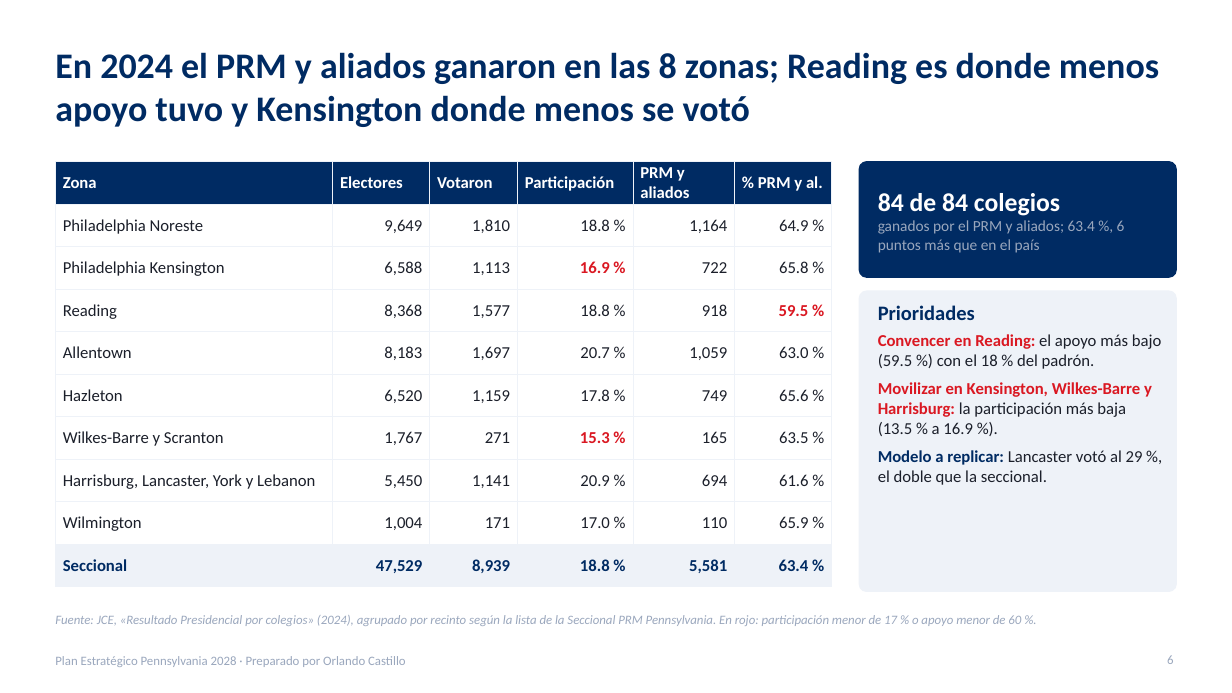
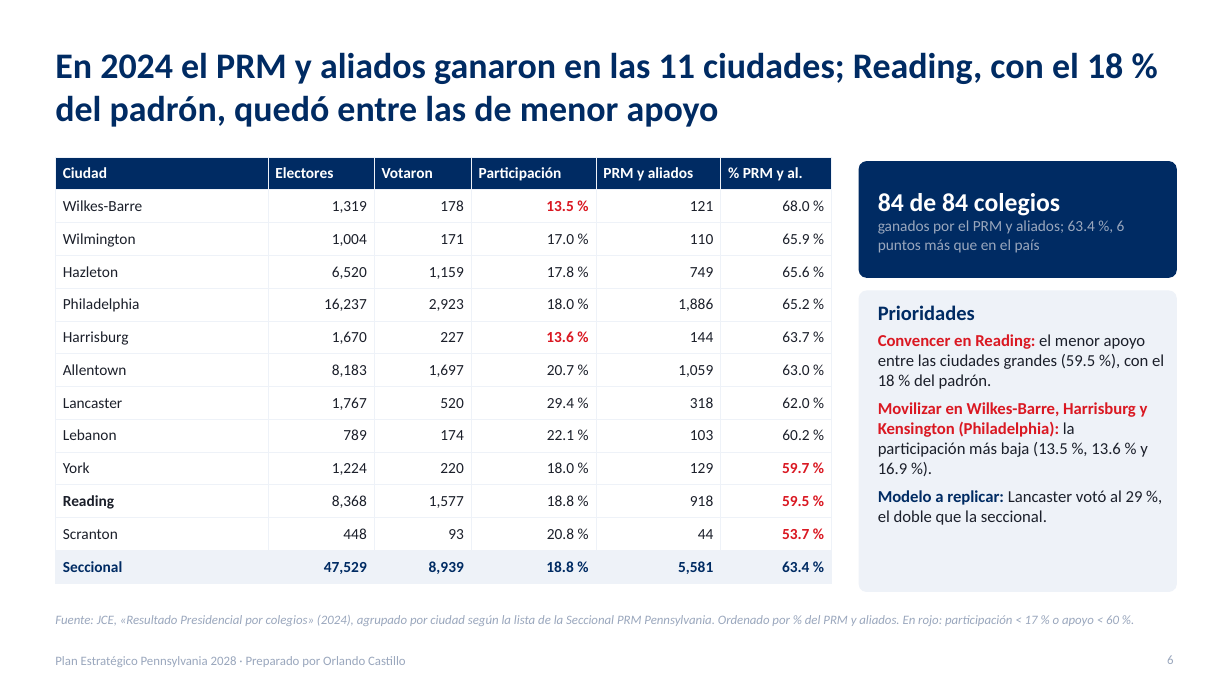
Before and after one commit to rcastillo9556/pdf-toolkit, a slide deck: slide 6 of presentaciones/Plan_Estrategico_Pennsylvania_2028.pptx. Drawn at 1232x693 pixels with LibreOffice and Linux fonts; fonts in the diff are those of the drawing. Boxes give left, top, right and bottom in pixels: in the first picture for what was removed or moved away, otherwise in the second. Text is boxed around its words. In the diff, an @@ line names an element or a change of style, - is before the commit and + after.

```diff
--- a/presentaciones/Plan_Estrategico_Pennsylvania_2028.pptx
+++ b/presentaciones/Plan_Estrategico_Pennsylvania_2028.pptx
@@ title at (55,52,1123,127): text changed @@
-En 2024 el PRM y aliados ganaron en las 8 zonas; Reading es donde menos apoyo tuvo y Kensington donde menos se votó
+En 2024 el PRM y aliados ganaron en las 11 ciudades; Reading, con el 18 % del padrón, quedó entre las de menor apoyo
@@ table at (55,157,832,578) @@
-row 1: Zona | Electores | Votaron | Participación | PRM y aliados | % PRM y al.
-row 2: Philadelphia Noreste | 9,649 | 1,810 | 18.8 % | 1,164 | 64.9 %
-row 3: Philadelphia Kensington | 6,588 | 1,113 | 16.9 % | 722 | 65.8 %
+row 1: Ciudad | Electores | Votaron | Participación | PRM y aliados | % PRM y al.
+row 2: Wilkes-Barre | 1,319 | 178 | 13.5 % | 121 | 68.0 %
+row 3: Wilmington | 1,004 | 171 | 17.0 % | 110 | 65.9 %
+row 4: Hazleton | 6,520 | 1,159 | 17.8 % | 749 | 65.6 %
+row 5: Philadelphia | 16,237 | 2,923 | 18.0 % | 1,886 | 65.2 %
+row 6: Harrisburg | 1,670 | 227 | 13.6 % | 144 | 63.7 %
+row 7: Allentown | 8,183 | 1,697 | 20.7 % | 1,059 | 63.0 %
+row 8: Lancaster | 1,767 | 520 | 29.4 % | 318 | 62.0 %
+row 9: Lebanon | 789 | 174 | 22.1 % | 103 | 60.2 %
+row 10: York | 1,224 | 220 | 18.0 % | 129 | 59.7 %
-row 5: Allentown | 8,183 | 1,697 | 20.7 % | 1,059 | 63.0 %
-row 6: Hazleton | 6,520 | 1,159 | 17.8 % | 749 | 65.6 %
-row 7: Wilkes-Barre y Scranton | 1,767 | 271 | 15.3 % | 165 | 63.5 %
-row 8: Harrisburg, Lancaster, York y Lebanon | 5,450 | 1,141 | 20.9 % | 694 | 61.6 %
-row 9: Wilmington | 1,004 | 171 | 17.0 % | 110 | 65.9 %
+row 12: Scranton | 448 | 93 | 20.8 % | 44 | 53.7 %
@@ table: place and size @@
-table at (55,162,832,577)
+table at (55,157,832,578)
@@ text at (878,334,1164,474): text changed @@
-Convencer en Reading: el apoyo más bajo (59.5 %) con el 18 % del padrón.
-Movilizar en Kensington, Wilkes-Barre y Harrisburg: la participación más baja (13.5 % a 16.9 %).
+Convencer en Reading: el menor apoyo entre las ciudades grandes (59.5 %), con el 18 % del padrón.
+Movilizar en Wilkes-Barre, Harrisburg y Kensington (Philadelphia): la participación más baja (13.5 %, 13.6 % y 16.9 %).
@@ text at (55,615,1119,626): text changed @@
-Fuente: JCE, «Resultado Presidencial por colegios» (2024), agrupado por recinto según la lista de la Seccional PRM Pennsylvania. En rojo: participación menor de 17 % o apoyo menor de 60 %.
+Fuente: JCE, «Resultado Presidencial por colegios» (2024), agrupado por ciudad según la lista de la Seccional PRM Pennsylvania. Ordenado por % del PRM y aliados. En rojo: participación < 17 % o apoyo < 60 %.
```
Also in this commit, not shown: 2 other files.
